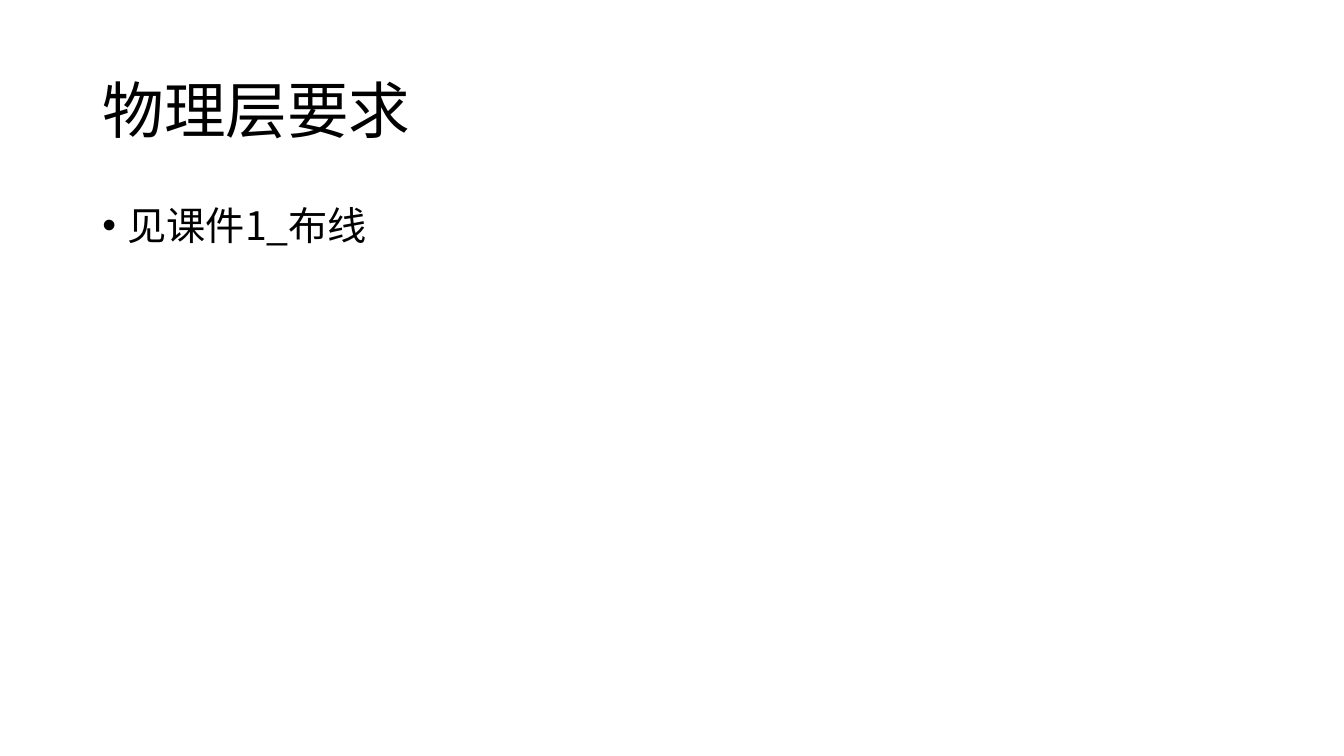
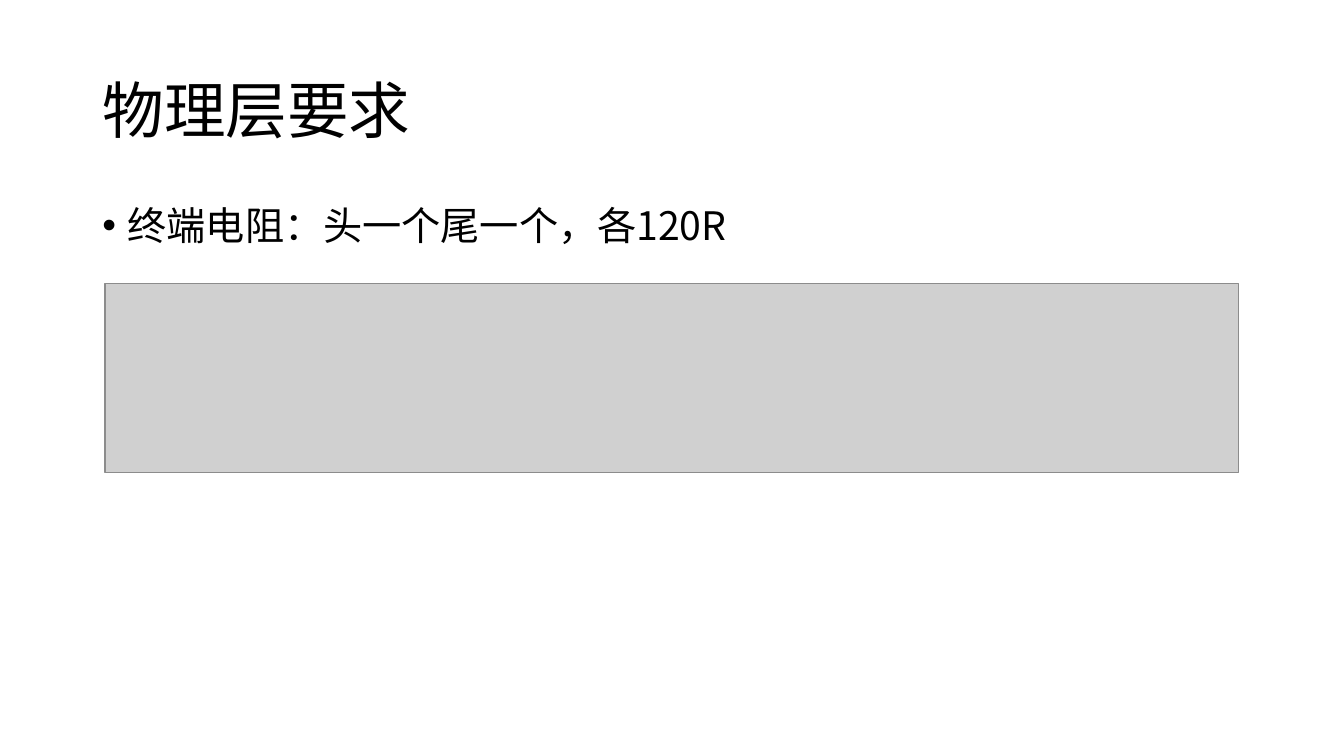
Before and after one commit to JLU-Robomaster-Embedded/embedded_tutorial, a slide deck: slide 38 of 2_STM32基本功能.pptx (slide 37 before the commit). Drawn at 1344x756 pixels with LibreOffice and Linux fonts; fonts in the diff are those of the drawing; grey boxes stand for pictures. Boxes give left, top, right and bottom in pixels: in the first picture for what was removed or moved away, otherwise in the second. Text is boxed around its words. In the diff, an @@ line names an element or a change of style, - is before the commit and + after.

```diff
--- a/2_STM32基本功能.pptx
+++ b/2_STM32基本功能.pptx
@@ text at (128,207,727,244): text changed @@
-• 见课件1_布线
+• 终端电阻：头一个尾一个，各120R
@@ picture added at (105,283,1239,473) @@
```
Also in this commit, not shown: 6 other slides changed, 8 slides added.
